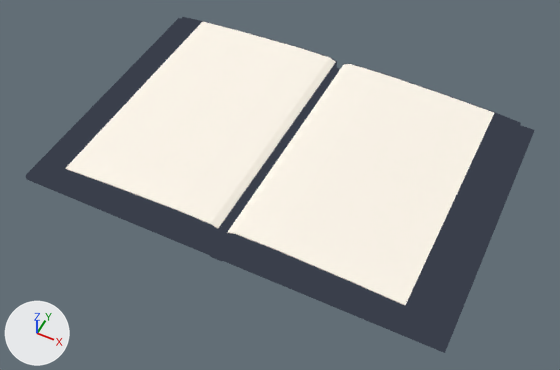
Renders of the glTF model models/book/popup_book.glb from each side of a commit.
One viewpoint serves both versions: a camera (50 mm lens) standing at (0.2, -0.414, 0.476) and looking at (0.005, -0.024, -0.011). Arrows for +X, +Y and +Z are at lower left; the lights stay in place. The first picture is the older version. Where no turn or scale is listed for an object, it has been applied to the vertices.

The first picture shows 'ink_outline', 'ink_outline.001', 'ink_outline.002', 'ink_outline.003', 'ink_outline.004', 'page_hinge_left', 'page_hinge_right'.
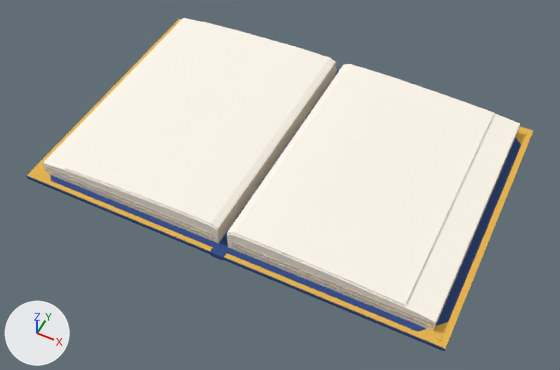
The change, as a diff of the scene's bpy script:
```diff
--- a/models/book/popup_book.glb.py
+++ b/models/book/popup_book.glb.py
@@ ob_ink_outline @@
-ob_ink_outline = bpy.data.objects.new('ink_outline', me_spine_ink_outline)
-ob_ink_outline.location = (0.0, 0.0, 0.0)
@@ ob_ink_outline_001 @@
-ob_ink_outline_001 = bpy.data.objects.new('ink_outline.001', me_cover_left_ink_outline)
-ob_ink_outline_001.location = (-0.006, 0.0, 0.0)
@@ ob_ink_outline_002 @@
-ob_ink_outline_002 = bpy.data.objects.new('ink_outline.002', me_pages_left_ink_outline)
-ob_ink_outline_002.location = (-0.004, 0.0, 0.003)
@@ ob_ink_outline_003 @@
-ob_ink_outline_003 = bpy.data.objects.new('ink_outline.003', me_cover_right_ink_outline)
-ob_ink_outline_003.location = (0.006, 0.0, 0.0)
@@ ob_ink_outline_004 @@
-ob_ink_outline_004 = bpy.data.objects.new('ink_outline.004', me_pages_right_ink_outline)
-ob_ink_outline_004.location = (0.004, 0.0, 0.003)
```

Pixel boxes (x1, y1, x2, y2) of what changed, in the pictures (560 x 370 px):
'ink_outline.004', deleted: before (226, 64, 521, 332)
'ink_outline.002', deleted: before (42, 17, 337, 244)
'ink_outline.003', deleted: before (223, 125, 534, 353)
'ink_outline.001', deleted: before (26, 18, 338, 255)
'ink_outline', deleted: before (210, 68, 340, 261)
